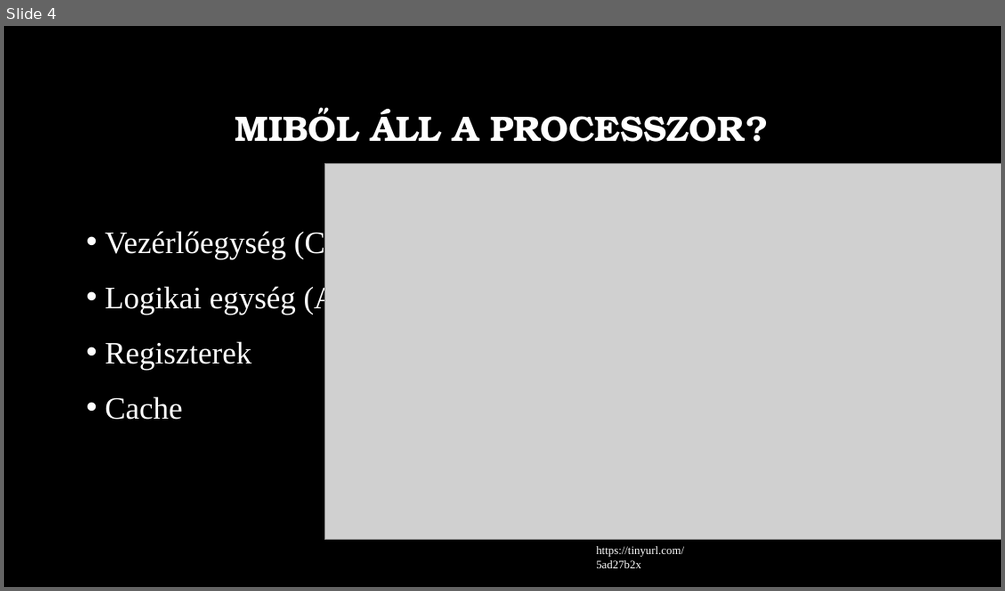
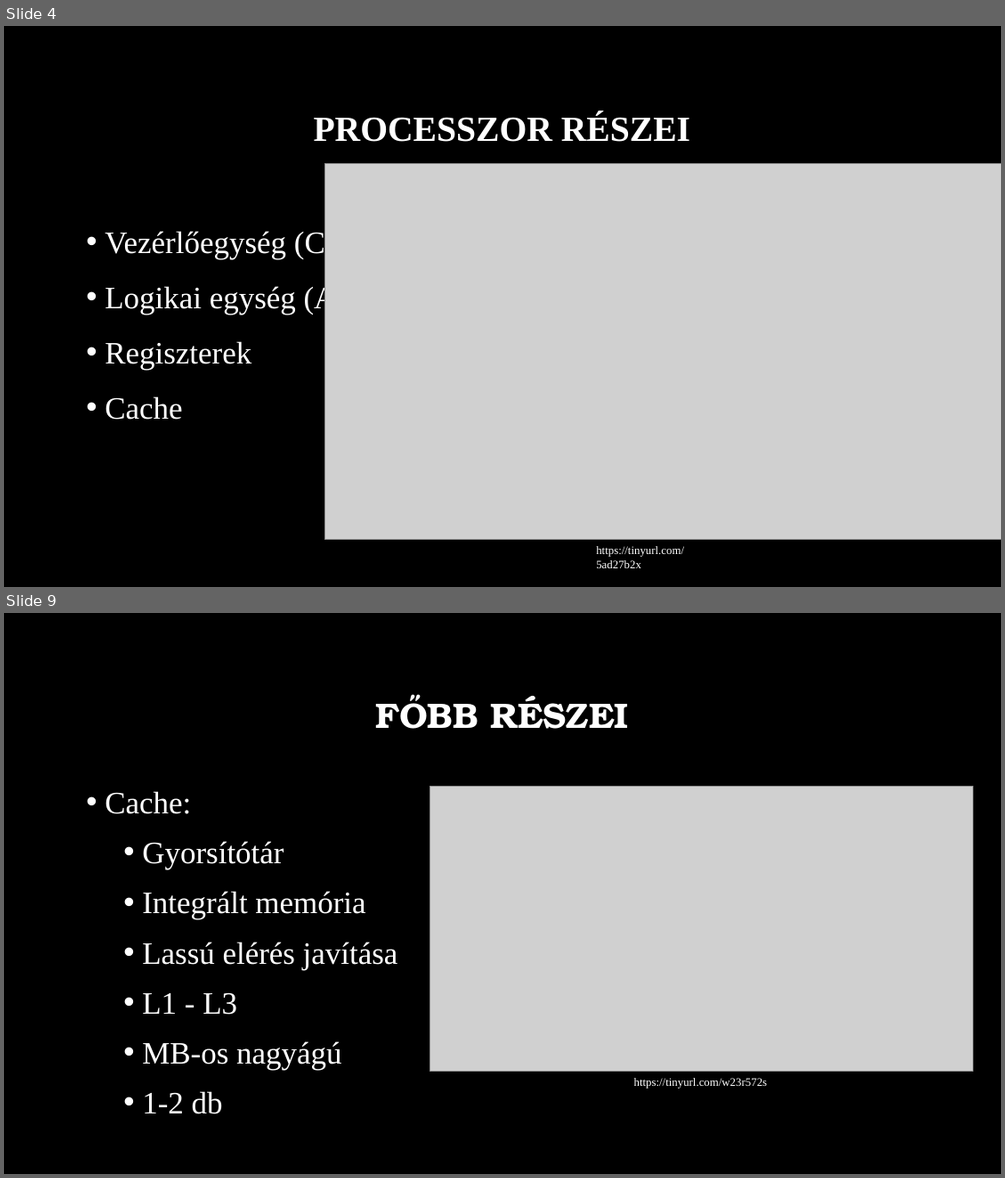
Before and after one commit to MszrsRicsi/Paprika, a slide deck: Processzorok.pptx. Shown one above the other, each under a label of ours: slide 4 before the commit, slides 4 and 9 after it; the slides between them are not shown. The pictures are 1005x591 and 1005x1178 pixels, drawn with LibreOffice and Linux fonts; fonts in the diff are those of the drawing; grey boxes stand for pictures; background and template pictures are left out. Boxes give left, top, right and bottom in pixels: in the first picture for what was removed or moved away, otherwise in the second. Text is boxed around its words. In the diff, an @@ line names an element or a change of style, - is before the commit and + after.

Commit message:
Processzorok PPT befejezése

```diff
--- a/Processzorok.pptx
+++ b/Processzorok.pptx
@@ slide 9 added at bbox=[4, 613, 1001, 1174], background picture (left out) @@
@@ title added at bbox=[375, 694, 628, 729], 34 pt, text #FFFFFF, bold @@
+FŐBB RÉSZEI
@@ text added at bbox=[105, 791, 398, 1114], 30 pt, text #FFFFFF @@
+• Cache:
+  • Gyorsítótár
+  • Integrált memória
+  • Lassú elérés javítása
+  • L1 - L3
+  • MB-os nagyágú
+  • 1-2 db
@@ picture added at bbox=[430, 786, 973, 1071] @@
@@ text added at bbox=[634, 1078, 768, 1088], 11 pt, text #FFFFFF @@
+https://tinyurl.com/w23r572s
@@ slide 4 changed as well @@
@@ title at bbox=[314, 113, 690, 142]: text changed; font TeX Gyre Bonum to Times New Roman @@
-MIBŐL ÁLL A PROCESSZOR?
+PROCESSZOR RÉSZEI
```
Also in this commit, not shown: 6 other slides changed, 4 other slides added, 6 slides removed.
